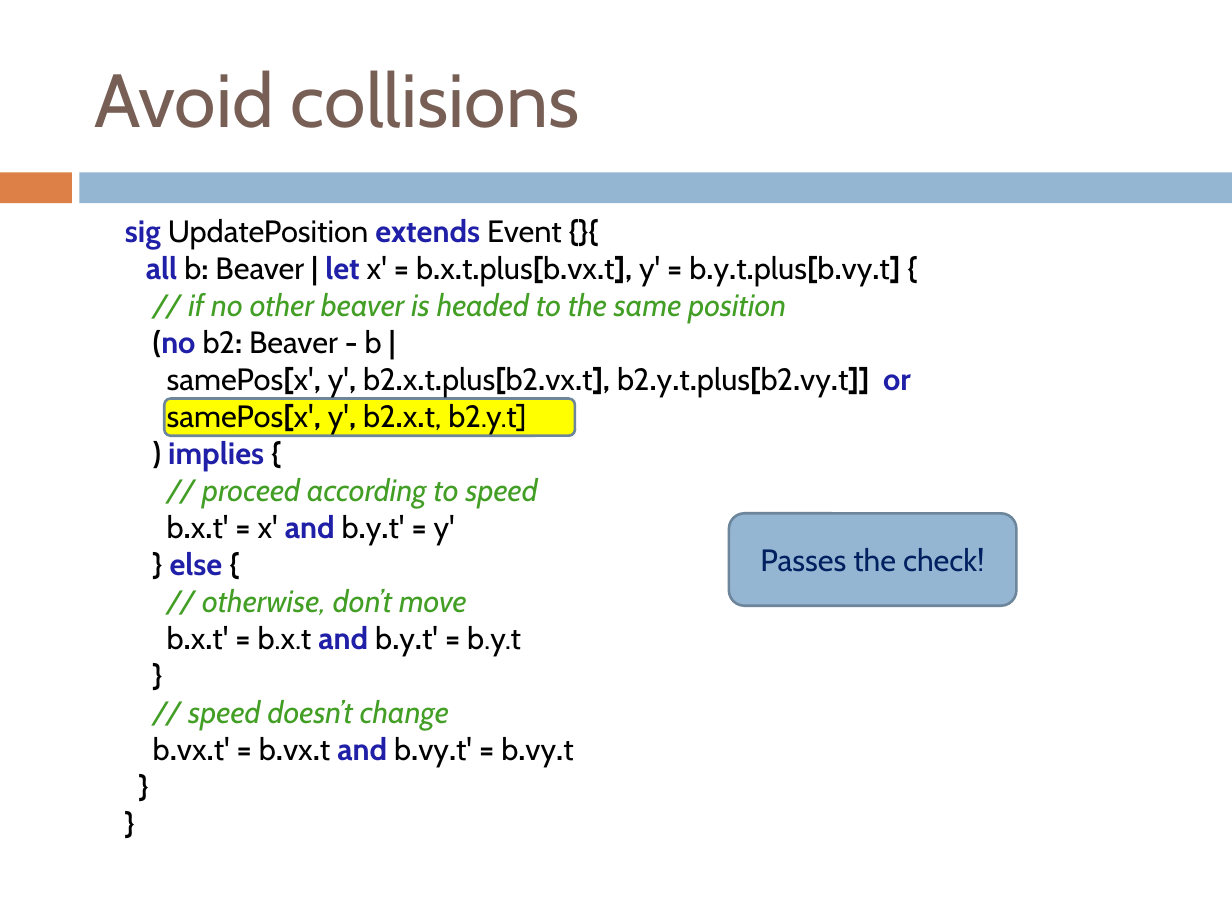
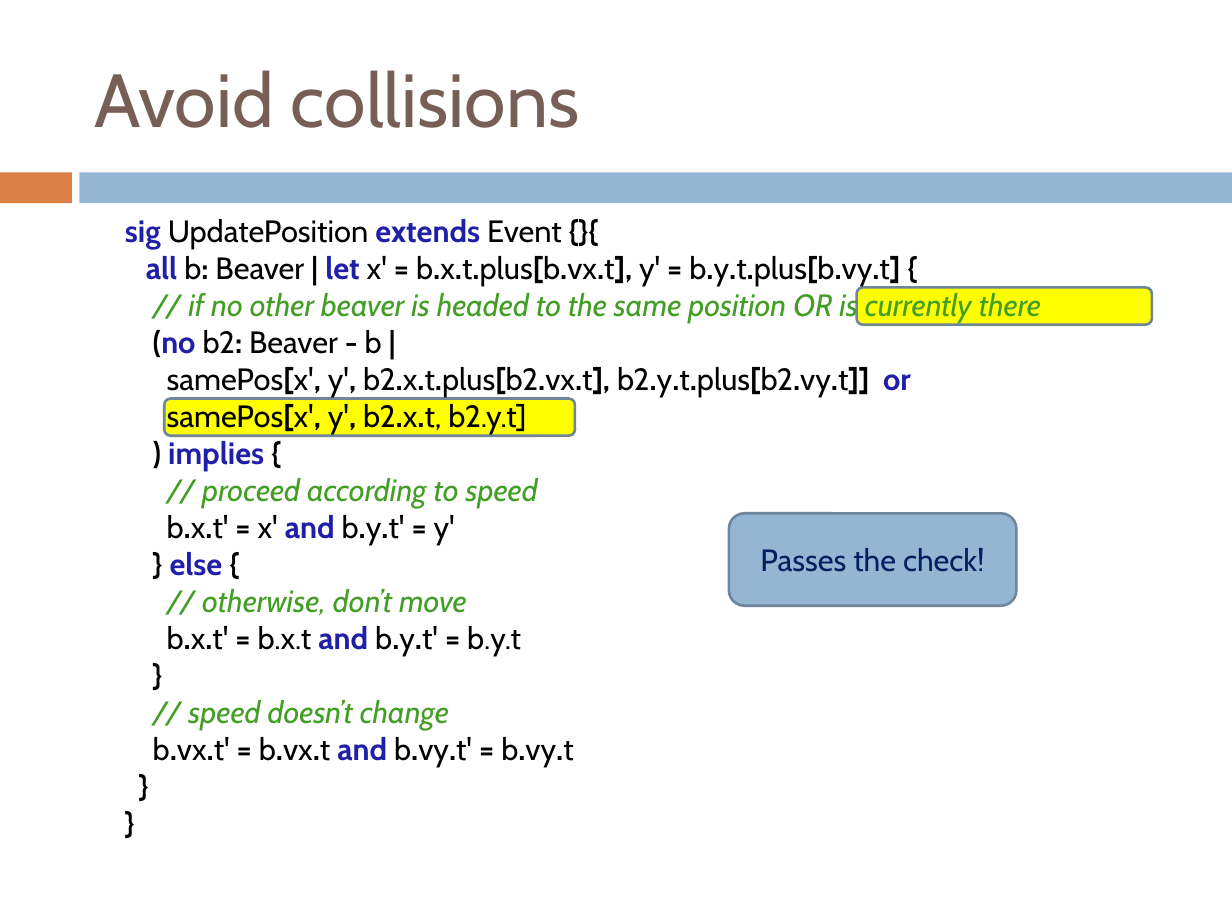
Before and after one commit to webguru412/React-Robots, a slide deck: slide 15 of talks/ppr-14-05-12.pptx. Drawn at 1232x924 pixels with LibreOffice and Linux fonts; fonts in the diff are those of the drawing. Boxes give left, top, right and bottom in pixels: in the first picture for what was removed or moved away, otherwise in the second. Text is boxed around its words. In the diff, an @@ line names an element or a change of style, - is before the commit and + after.

Commit message:
small talk edits

```diff
--- a/talks/ppr-14-05-12.pptx
+++ b/talks/ppr-14-05-12.pptx
@@ text at (188, 290, 1041, 323): text changed @@
-// if no other beaver is headed to the same position
+// if no other beaver is headed to the same position OR is currently there
@@ rounded rectangle added at (856, 287, 1152, 324), fill #FFFF00, outline #6D879B 1.5 pt @@
```
Also in this commit, not shown: 3 other slides changed, 2 other files.
